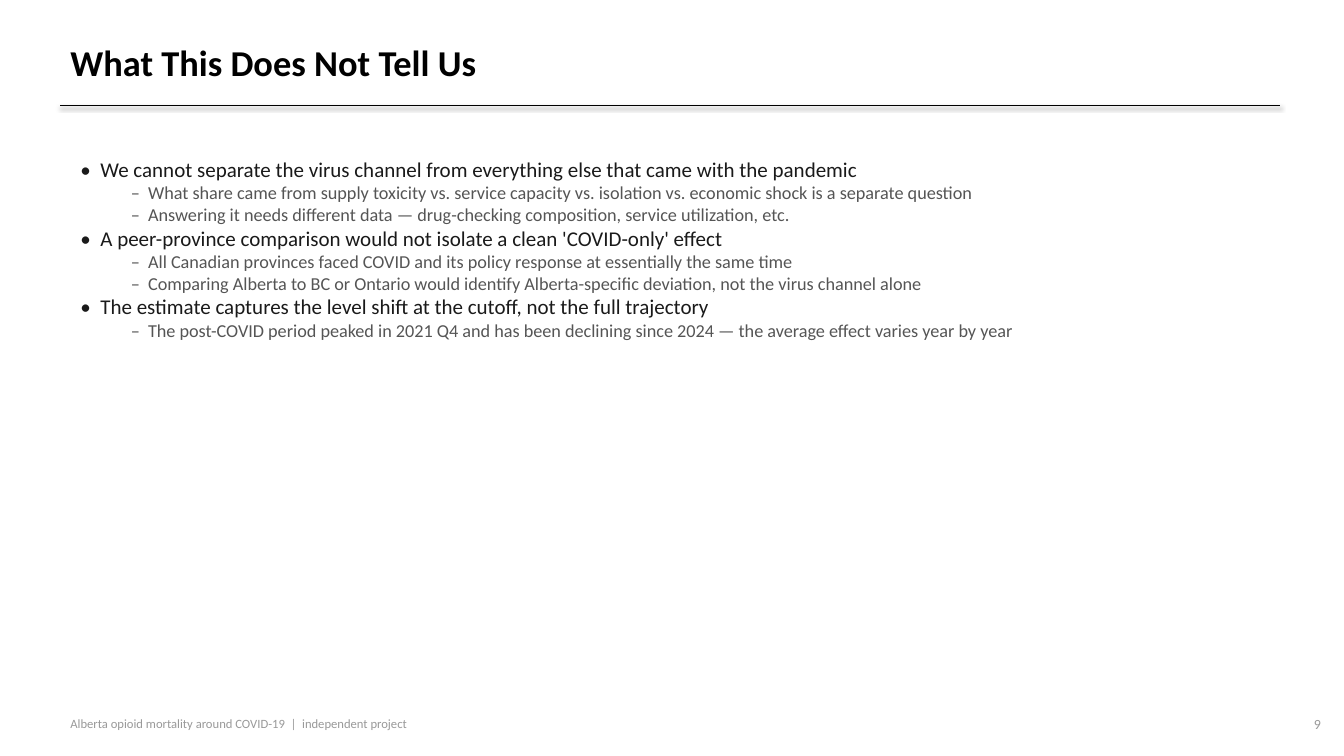
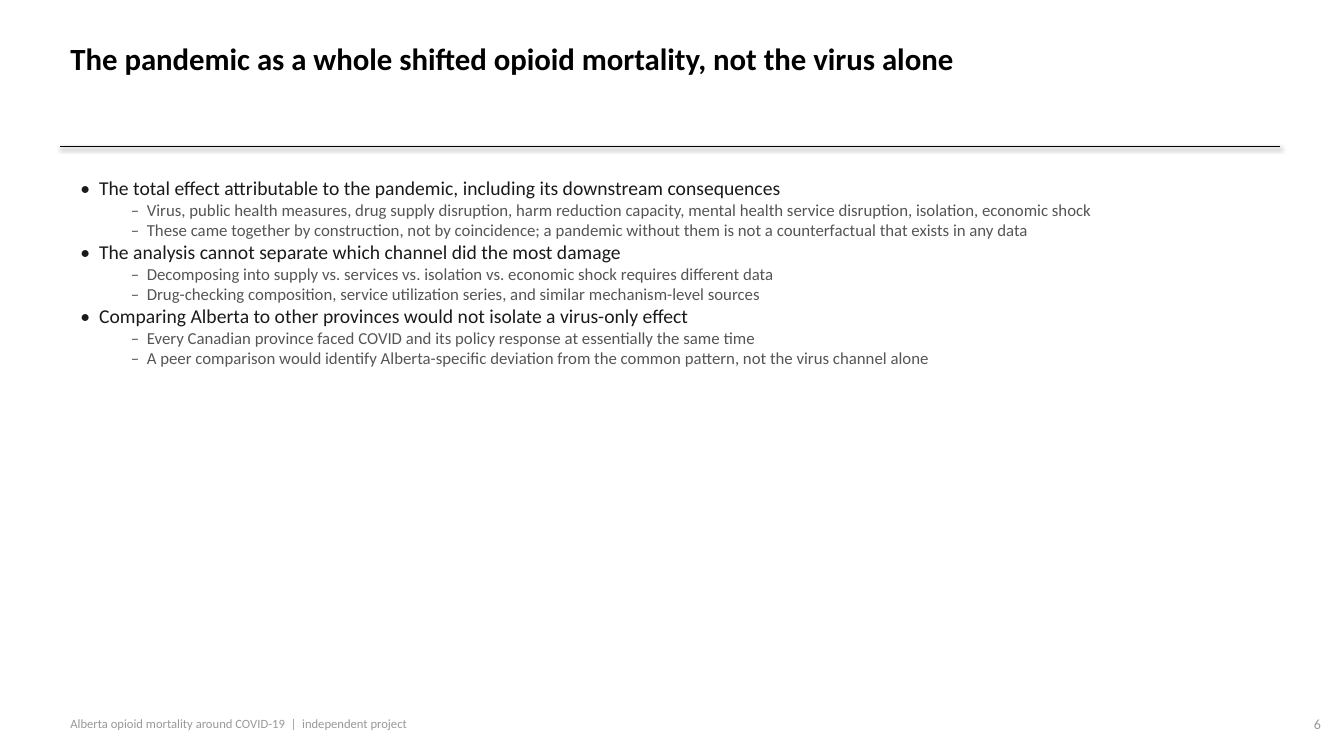
Before and after one commit to Adilbek123/alberta-substance-use-trends, a slide deck: slide 6 of slides.pptx (slide 9 before the commit). Drawn at 1344x756 pixels with LibreOffice and Linux fonts; fonts in the diff are those of the drawing. Boxes give left, top, right and bottom in pixels: in the first picture for what was removed or moved away, otherwise in the second. Text is boxed around its words. In the diff, an @@ line names an element or a change of style, - is before the commit and + after.

Commit message:
Rebuild deck and writeup: policy briefing arc with sentence-style titles, detailed COVID background, no em-dashes

```diff
--- a/slides.pptx
+++ b/slides.pptx
@@ text at (70, 48, 953, 75): text changed; size 26 to 22 pt @@
-What This Does Not Tell Us
+The pandemic as a whole shifted opioid mortality, not the virus alone
@@ line moved from (60, 106) - (1280, 106) to (60, 146) - (1280, 146) @@
@@ text at (99, 181, 1091, 367): text changed; size 13 to 12 pt @@
-• We cannot separate the virus channel from everything else that came with the pandemic
-  – What share came from supply toxicity vs. service capacity vs. isolation vs. economic shock is a separate question
-  – Answering it needs different data — drug-checking composition, service utilization, etc.
-• A peer-province comparison would not isolate a clean 'COVID-only' effect
-  – All Canadian provinces faced COVID and its policy response at essentially the same time
-  – Comparing Alberta to BC or Ontario would identify Alberta-specific deviation, not the virus channel alone
-• The estimate captures the level shift at the cutoff, not the full trajectory
-  – The post-COVID period peaked in 2021 Q4 and has been declining since 2024 — the average effect varies year by year
+• The total effect attributable to the pandemic, including its downstream consequences
+  – Virus, public health measures, drug supply disruption, harm reduction capacity, mental health service disruption, isolation, economic shock
+  – These came together by construction, not by coincidence; a pandemic without them is not a counterfactual that exists in any data
+• The analysis cannot separate which channel did the most damage
+  – Decomposing into supply vs. services vs. isolation vs. economic shock requires different data
+  – Drug-checking composition, service utilization series, and similar mechanism-level sources
+• Comparing Alberta to other provinces would not isolate a virus-only effect
+  – Every Canadian province faced COVID and its policy response at essentially the same time
+  – A peer comparison would identify Alberta-specific deviation from the common pattern, not the virus channel alone
@@ text at (1314, 719, 1321, 729): text changed @@
-9
+6
```
Also in this commit, not shown: 2 other slides changed, 4 slides added, 8 slides removed, 7 other files.
